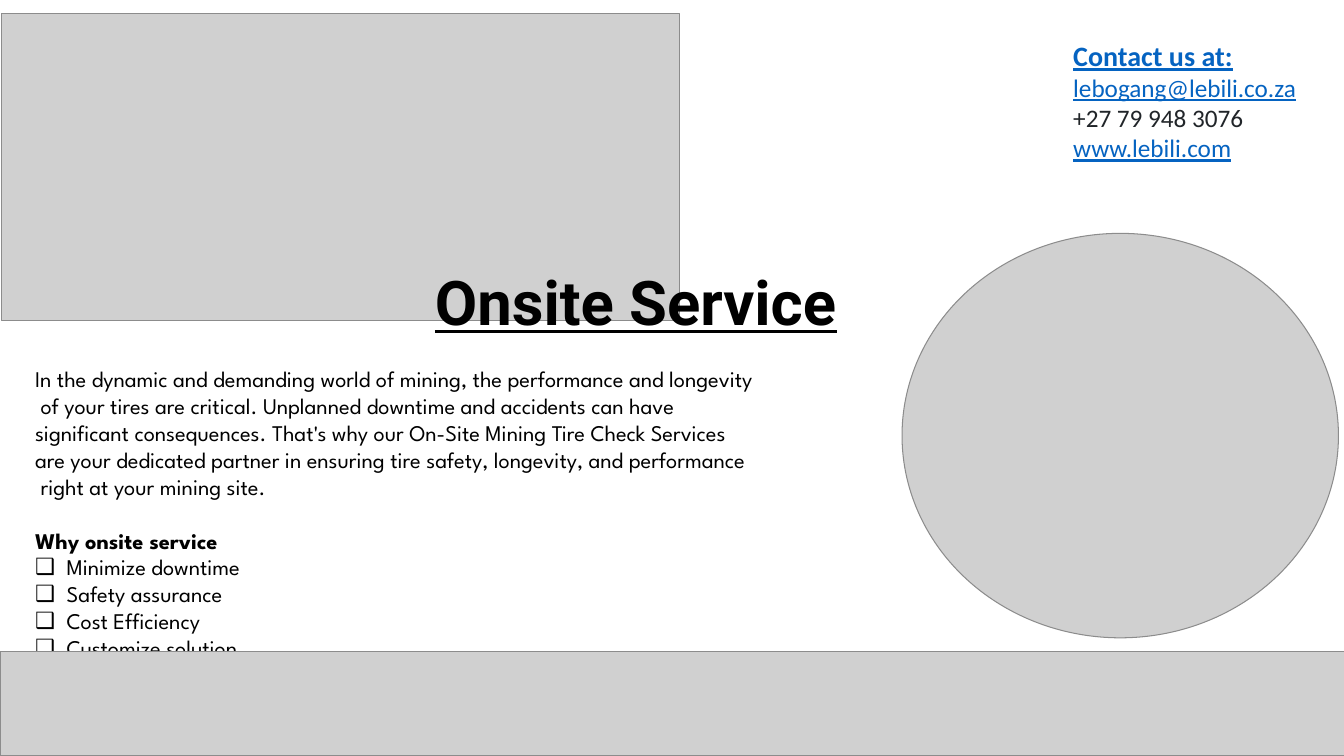
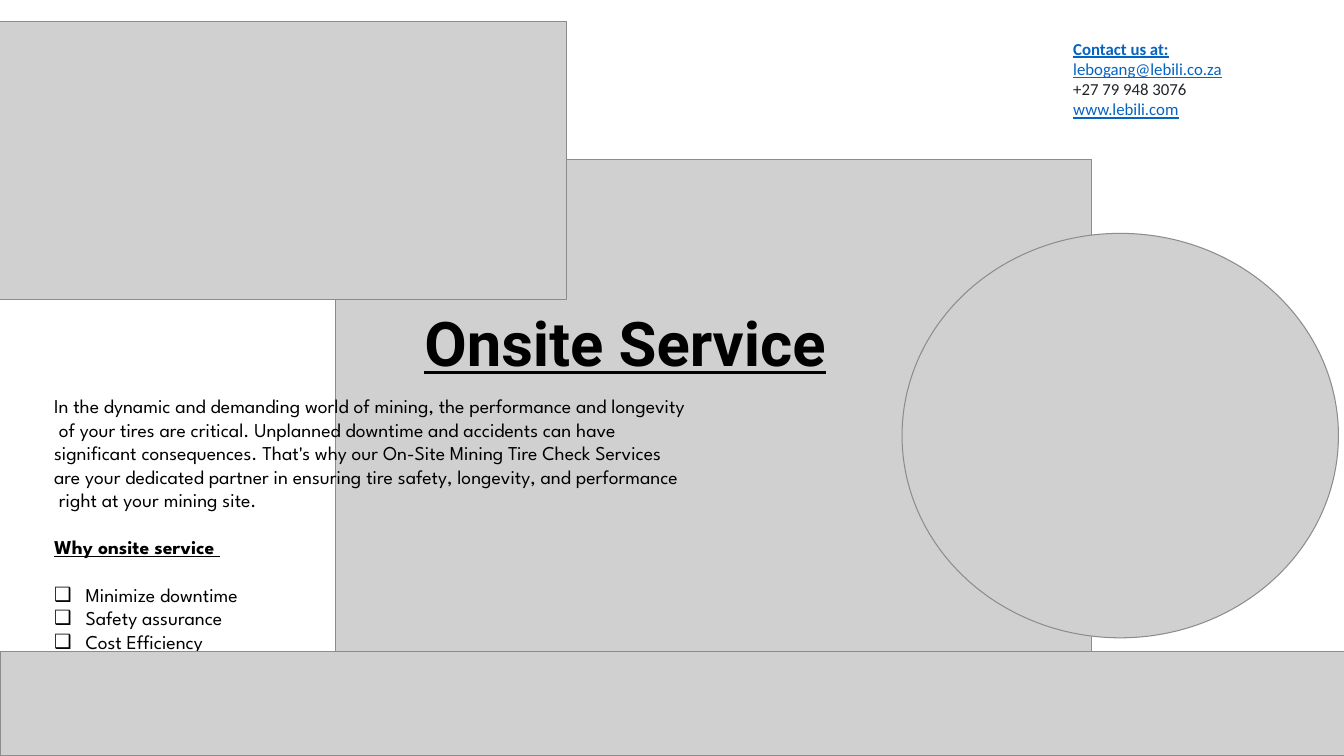
Before and after one commit to Ity222/Lebili.github.io, a slide deck: slide 1 of Brouchers/onsite.pptx. Drawn at 1344x756 pixels with LibreOffice and Linux fonts; fonts in the diff are those of the drawing; grey boxes stand for pictures; background and template pictures are left out. Boxes give left, top, right and bottom in pixels: in the first picture for what was removed or moved away, otherwise in the second. Text is boxed around its words. In the diff, an @@ line names an element or a change of style, - is before the commit and + after.

```diff
--- a/Brouchers/onsite.pptx
+++ b/Brouchers/onsite.pptx
@@ picture: place and size @@
-picture at <box>1,14,680,321</box>
+picture at <box>0,21,567,299</box>
@@ text "Contact us at:" at <box>1073,44,1221,119</box>: size 20 to 12 pt in "Contact us at:"; size 18 to 12 pt in "lebogang@lebili.co.za", "+27 79 948 3076", "www.lebili.com" @@
@@ picture added at <box>335,160,1091,675</box> @@
@@ text "Onsite Service" rewrapped from <box>435,269,836,340</box> to <box>424,320,826,374</box> @@
@@ text "In the dynamic and demanding ...": place and size @@
-text "In the dynamic and demanding ..." at <box>35,371,752,652</box>
+text "In the dynamic and demanding ..." at <box>54,393,684,679</box>
@@ text "In the dynamic and demanding ..." at <box>54,393,684,679</box>: size 16 to 14 pt; underline on in "Why onsite service" @@
```
Also in this commit, not shown: 8 other files.
